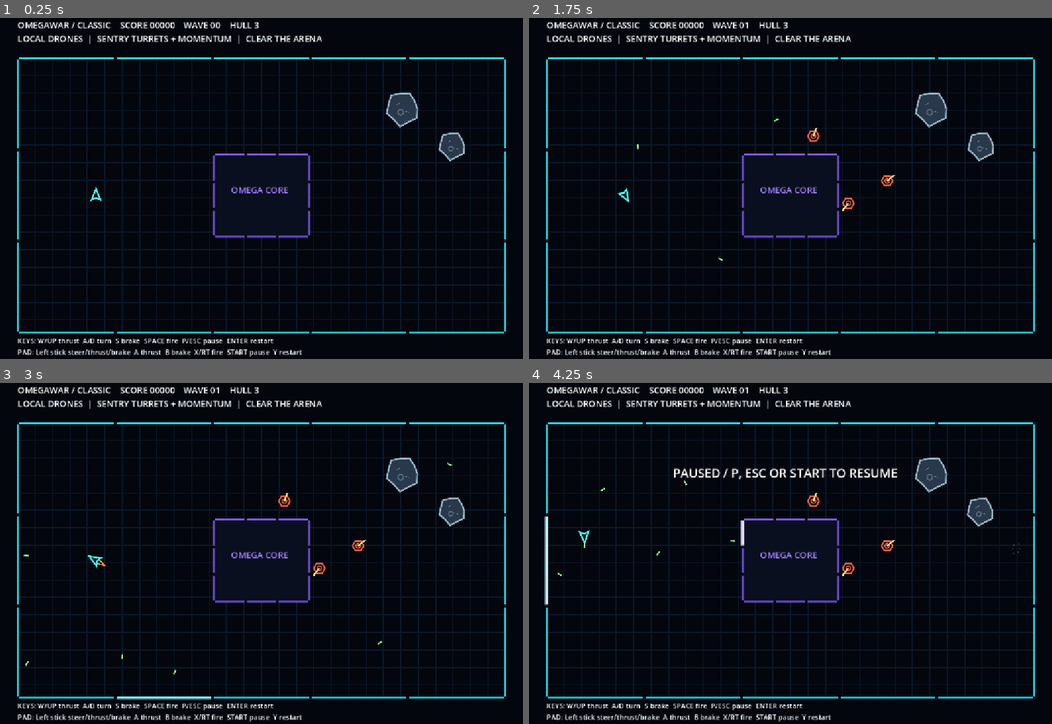
Above: before the commit, frames 1-4 (two rows, left to right).
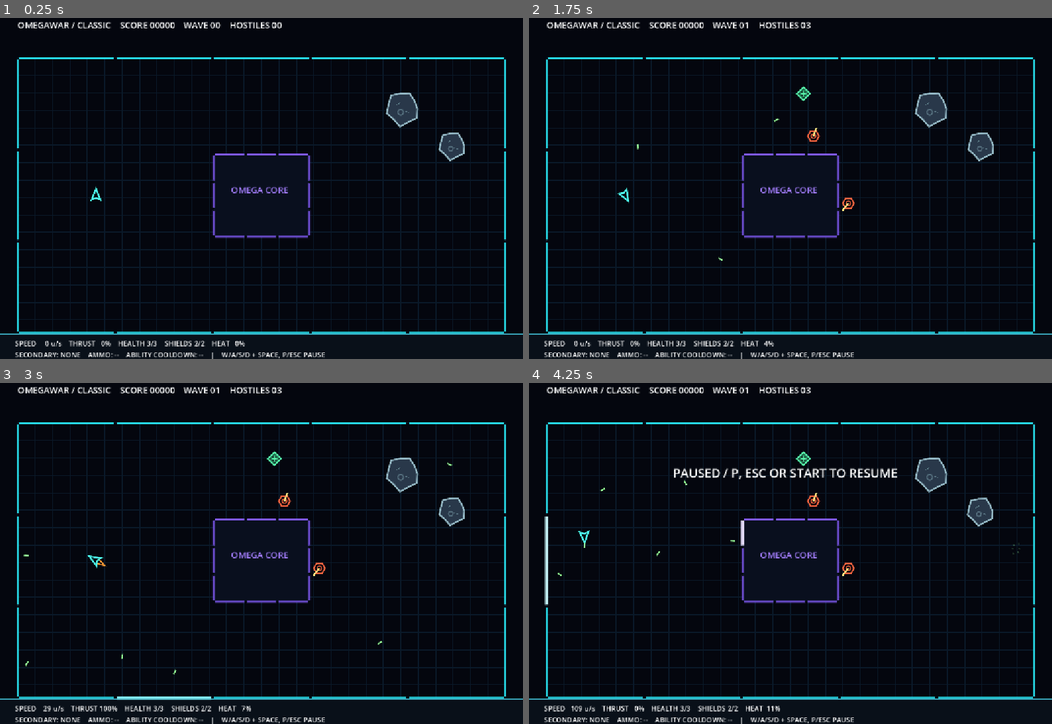
Above: after the commit, the same moments.

Repository: Jonty303/Project-OmegaWar
Game: Godot game, scene res://scenes/main.tscn
Same seed, same stepped clock (60 frames per second), same inputs: the game is played once before the commit and once after it.
Inputs:
- Up to frame 1 (0.25 s): no input
- Up to frame 2 (1.75 s): tap Enter (restart) at 0.5 s; hold D (turn_right) 0.53-1.28 s; hold Space (fire) 0.53-1.28 s; hold S (brake) from 1.28 s (still down); tap Space (fire) at 1.35 s
- Up to frame 3 (3 s): release S (brake) at 2.03 s; hold D (turn_right) 2.03-2.78 s; hold Space (fire) 2.03-2.78 s; hold W (thrust) from 2.78 s (still down); tap Space (fire) at 2.85 s
- Up to frame 4 (4.25 s): release W (thrust) at 3.53 s; hold A (turn_left) from 3.53 s (still down); hold Space (fire) from 3.53 s (still down); tap P (pause_game) at 4.15 s

The runs differ from the first frame. In frame 1, 2.7% of the frame differs, in the area x 0-100%, y 1-100%; in frame 2, 2.8%; in frame 3, 2.8%; in frame 4, 2.8%.

Commit message:
Spawn Repair Bots, route combat through shields, and add bottom status HUD

Diff:
--- a/scripts/game.gd
+++ b/scripts/game.gd
@@ -3,6 +3,8 @@
 const Arena = preload("res://scripts/arena.gd")
 const Ship = preload("res://scripts/ship.gd")
 const Enemy = preload("res://scripts/enemy.gd")
+const RepairBot = preload("res://scripts/repair_bot.gd")
+const StatusBars = preload("res://scripts/status_bars.gd")
 const Projectile = preload("res://scripts/projectile.gd")
 const ImpactParticles = preload("res://scripts/impact_particles.gd")
 
@@ -22,6 +24,7 @@
 const DEATH_EXPLOSION_TIME := 0.90
 var hud := Label.new()
 var banner := Label.new()
+var status_hud := Label.new()
 
 func _ready() -> void:
 	bind_key("turn_left", [KEY_A, KEY_LEFT])
@@ -54,11 +57,9 @@
 	banner.position = Vector2(330, 205)
 	banner.add_theme_font_size_override("font_size", 28)
 	add_child(banner)
-	var help := Label.new()
-	help.position = Vector2(40, 746)
-	help.text = "KEYS: W/UP thrust  A/D turn  S brake  SPACE fire  P/ESC pause  ENTER restart\nPAD: Left stick steer/thrust/brake  A thrust  B brake  X/RT fire  START pause  Y restart"
-	help.add_theme_font_size_override("font_size", 16)
-	add_child(help)
+	status_hud.position = Vector2(34, 752)
+	status_hud.add_theme_font_size_override("font_size", 16)
+	add_child(status_hud)
 	reset()
 
 func bind_key(action: String, keys: Array) -> void:
@@ -136,13 +137,16 @@
 	if Input.is_action_pressed("fire"):
 		for shot in ship.weapon.fire(ship.position, Vector2.UP.rotated(ship.rotation), ship.velocity):
 			spawn_shot(shot.position, shot.velocity, false)
+			ship.fired_primary()
 	for enemy in enemies:
-		enemy.step(delta, ship.position, arena)
-		# No shooting outside sensor/weapon range, through the core, or before
-		# the visible gun hand has completed its turn toward the player.
-		if enemy.ready_to_fire(ship.position, arena):
-			spawn_shot(enemy.muzzle_position(), enemy.turret_direction() * 225.0, true)
-			enemy.fired()
+		if enemy.is_repair_bot:
+			enemy.step_support(delta, enemies, arena)
+		else:
+			enemy.step(delta, ship.position, arena)
+			# Only Local Drones have weapons. Their turret must be lined up.
+			if enemy.ready_to_fire(ship.position, arena):
+				spawn_shot(enemy.muzzle_position(), enemy.turret_direction() * 225.0, true)
+				enemy.fired()
 	resolve_collisions()
 	step_shots(delta)
 	if enemies.is_empty():
@@ -176,7 +180,7 @@
 		var enemy = enemies[i]
 		var offset: Vector2 = ship.position - enemy.position
 		var distance := offset.length()
-		var minimum := Ship.COLLISION_RADIUS + Enemy.COLLISION_RADIUS
+		var minimum: float = Ship.COLLISION_RADIUS + enemy.COLLISION_RADIUS
 		if distance >= minimum:
 			continue
 		var normal := offset / distance if distance > 0.001 else Vector2.RIGHT
@@ -189,11 +193,11 @@
 		if closing_speed <= 0.0:
 			continue
 		const SHIP_MASS := 1.0
-		const ENEMY_MASS := 1.25
+		var enemy_mass: float = 2.2 if enemy.is_repair_bot else 1.25
 		const RESTITUTION := 0.55
-		var impulse := (1.0 + RESTITUTION) * closing_speed / (1.0 / SHIP_MASS + 1.0 / ENEMY_MASS)
+		var impulse := (1.0 + RESTITUTION) * closing_speed / (1.0 / SHIP_MASS + 1.0 / enemy_mass)
 		ship.velocity += normal * impulse / SHIP_MASS
-		enemy.velocity -= normal * impulse / ENEMY_MASS
+		enemy.velocity -= normal * impulse / enemy_mass
 		var impact_point: Vector2 = (ship.position + enemy.position) * 0.5
 		spawn_debris(impact_point, Color(1.0, 0.8, 0.45), clampf(closing_speed / 120.0, 0.7, 1.6))
 		if enemy.impact(closing_speed):
@@ -204,9 +208,10 @@
 
 func defeat_enemy(index: int) -> void:
 	var enemy = enemies[index]
-	spawn_debris(enemy.position, Color(1.0, 0.5, 0.25), 1.4, 16, 0.62)
+	var tint := Color(0.25, 1.0, 0.55) if enemy.is_repair_bot else Color(1.0, 0.5, 0.25)
+	spawn_debris(enemy.position, tint, 1.4, 16, 0.62)
 	arena.apply_blast(enemy.position, 320.0, 100.0)
-	score += 100
+	score += 200 if enemy.is_repair_bot else 100
 	enemies.remove_at(index)
 	enemy.queue_free()
 
@@ -238,12 +243,13 @@
 				else:
 					for j in range(enemies.size() - 1, -1, -1):
 						var enemy = enemies[j]
-						if shot.position.distance_to(enemy.position) < Enemy.COLLISION_RADIUS + Projectile.HIT_RADIUS:
+						if shot.position.distance_to(enemy.position) < enemy.COLLISION_RADIUS + Projectile.HIT_RADIUS:
 							enemy.velocity += shot.velocity.normalized() * 30.0
-							enemy.health -= 1
-							spawn_debris(shot.position, Color(1.0, 0.5, 0.25), 0.8)
+							var destroyed: bool = enemy.take_damage(1.0)
+							var tint := Color(0.25, 1.0, 0.55) if enemy.is_repair_bot else Color(1.0, 0.5, 0.25)
+							spawn_debris(shot.position, tint, 0.8)
 							hit_target = true
-							if enemy.health <= 0:
+							if destroyed:
 								defeat_enemy(j)
 							break
 					if hit_target:
@@ -285,16 +291,16 @@
 	shots.append(shot)
 	add_child(shot)
 
-func safe_position() -> Vector2:
+func safe_position(radius: float = Enemy.COLLISION_RADIUS) -> Vector2:
 	for attempt in range(100):
 		var point := Vector2(randf_range(80, 1120), randf_range(150, 700))
-		if arena.blocked(point, Enemy.COLLISION_RADIUS + 8.0):
+		if arena.blocked(point, radius + 8.0):
 			continue
 		if point.distance_to(ship.position) <= 220.0:
 			continue
 		var near_enemy := false
 		for enemy in enemies:
-			if point.distance_to(enemy.position) < 60.0:
+			if point.distance_to(enemy.position) < radius + enemy.COLLISION_RADIUS + 30.0:
 				near_enemy = true
 				break
 		if not near_enemy:
@@ -305,8 +311,8 @@
 	wave += 1
 	waiting_for_wave = false
 	wave_delay = 0.0
-	# Local Drones spawn as sentries: they wait until they actually see us.
-	for i in range(randi_range(3, 5)):
+	# Small mixed wave: two to four sentries supported by one Repair Bot.
+	for i in range(randi_range(2, 4)):
 		var enemy := Enemy.new()
 		enemy.position = safe_position()
 		enemy.fire_timer = randf_range(1.5, 3.0)
@@ -314,8 +320,46 @@
 		enemies.append(enemy)
 		add_child(enemy)
 
+	var bot := RepairBot.new()
+	# Try to place support within reasonable distance of a drone.
+	var found := false
+	for attempt in range(24):
+		var candidate: Vector2 = enemies[0].position + Vector2.from_angle(randf_range(0.0, TAU)) * randf_range(80.0, 125.0)
+		if arena.blocked(candidate, RepairBot.COLLISION_RADIUS + 7.0):
+			continue
+		if candidate.distance_to(ship.position) < 220.0:
+			continue
+		var overlaps := false
+		for ally in enemies:
+			if candidate.distance_to(ally.position) < RepairBot.COLLISION_RADIUS + ally.COLLISION_RADIUS + 30.0:
+				overlaps = true
+				break
+		if not overlaps:
+			bot.position = candidate
+			found = true
+			break
+	if not found:
+		bot.position = safe_position(RepairBot.COLLISION_RADIUS)
+	enemies.append(bot)
+	add_child(bot)
+
+func _draw() -> void:
+	draw_rect(Rect2(0, 743, 1200, 57), Color(0.035, 0.065, 0.10, 0.96), true)
+	draw_line(Vector2(0, 743), Vector2(1200, 743), Color(0.22, 0.64, 0.72), 2.0)
+	if not is_instance_valid(ship):
+		return
+	StatusBars.draw_for(self, ship.hull, ship.max_hull, ship.shields, ship.max_shields, -28.0, ship.position)
+	for enemy in enemies:
+		if is_instance_valid(enemy):
+			StatusBars.draw_for(self, enemy.health, enemy.max_health, enemy.shields, enemy.max_shields, -27.0 - enemy.COLLISION_RADIUS * 0.3, enemy.position)
+
 func update_hud() -> void:
-	hud.text = "OMEGAWAR / CLASSIC    SCORE %05d    WAVE %02d    HULL %d\nLOCAL DRONES  |  SENTRY TURRETS + MOMENTUM  |  CLEAR THE ARENA" % [score, wave, maxi(ship.hull, 0)]
+	hud.text = "OMEGAWAR / CLASSIC    SCORE %05d    WAVE %02d    HOSTILES %02d" % [score, wave, enemies.size()]
+	var thrust: int = roundi(Input.get_action_strength("thrust") * 100.0)
+	status_hud.text = "SPEED %5.0f u/s    THRUST %3d%%    HEALTH %.0f/%.0f    SHIELDS %.0f/%.0f    HEAT %3.0f%%\nSECONDARY: NONE    AMMO: --    ABILITY COOLDOWN: --    |    W/A/S/D + SPACE, P/ESC PAUSE" % [
+		ship.velocity.length(), thrust, ship.hull, ship.max_hull,
+		ship.shields, ship.max_shields, ship.heat / ship.MAX_HEAT * 100.0
+	]
 	if dying:
 		banner.text = ""
 	elif game_over:
@@ -326,3 +370,4 @@
 		banner.text = "ARENA CLEAR / NEXT WAVE IN %.1f" % maxf(0.0, wave_delay)
 	else:
 		banner.text = ""
+	queue_redraw()
